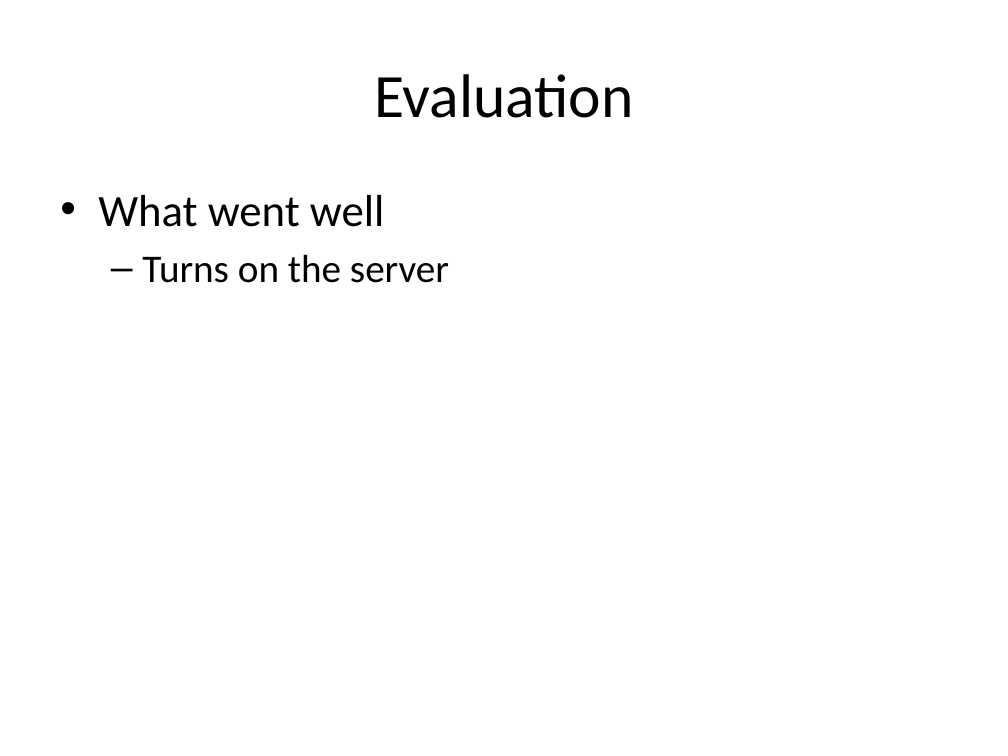
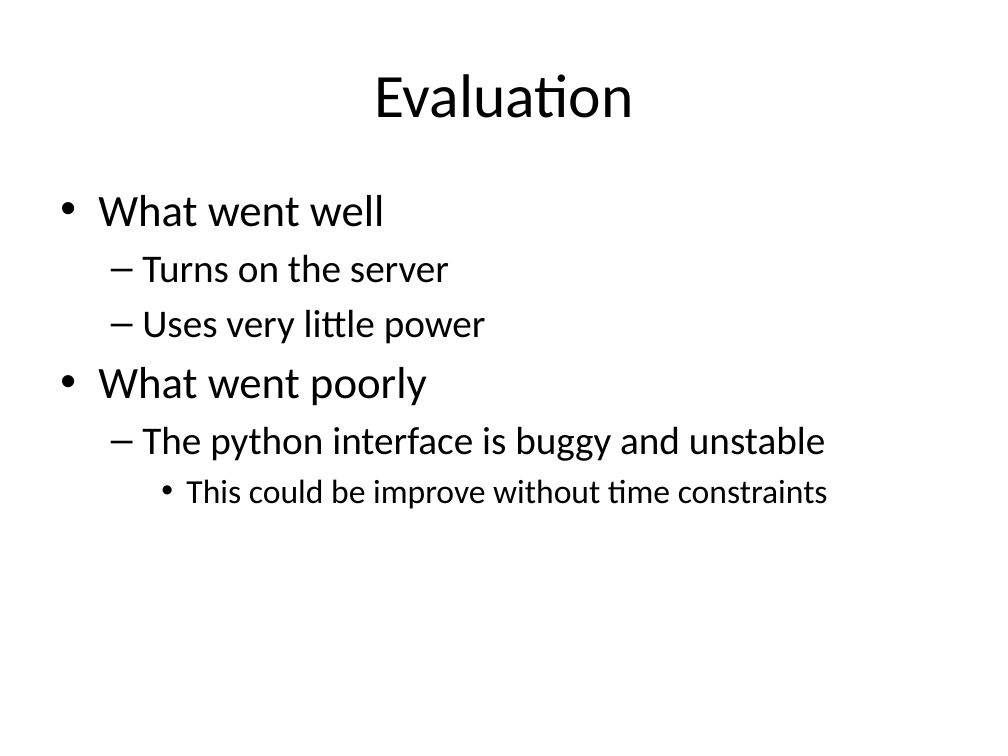
Before and after one commit to AngrySaltyFish/EPQ, a slide deck: slide 15 of EPQ – Artefact.pptx (slide 14 before the commit). Drawn at 1008x756 pixels with LibreOffice and Linux fonts; fonts in the diff are those of the drawing. Boxes give left, top, right and bottom in pixels: in the first picture for what was removed or moved away, otherwise in the second. Text is boxed around its words. In the diff, an @@ line names an element or a change of style, - is before the commit and + after.

Commit message:
Adding more slides

```diff
--- a/EPQ – Artefact.pptx
+++ b/EPQ – Artefact.pptx
@@ text at <box>98,309,828,509</box>: paragraphs added @@
+  – Uses very little power
+• What went poorly
+  – The python interface is buggy and unstable
+    • This could be improve without time constraints
```
Also in this commit, not shown: 1 slide added.
